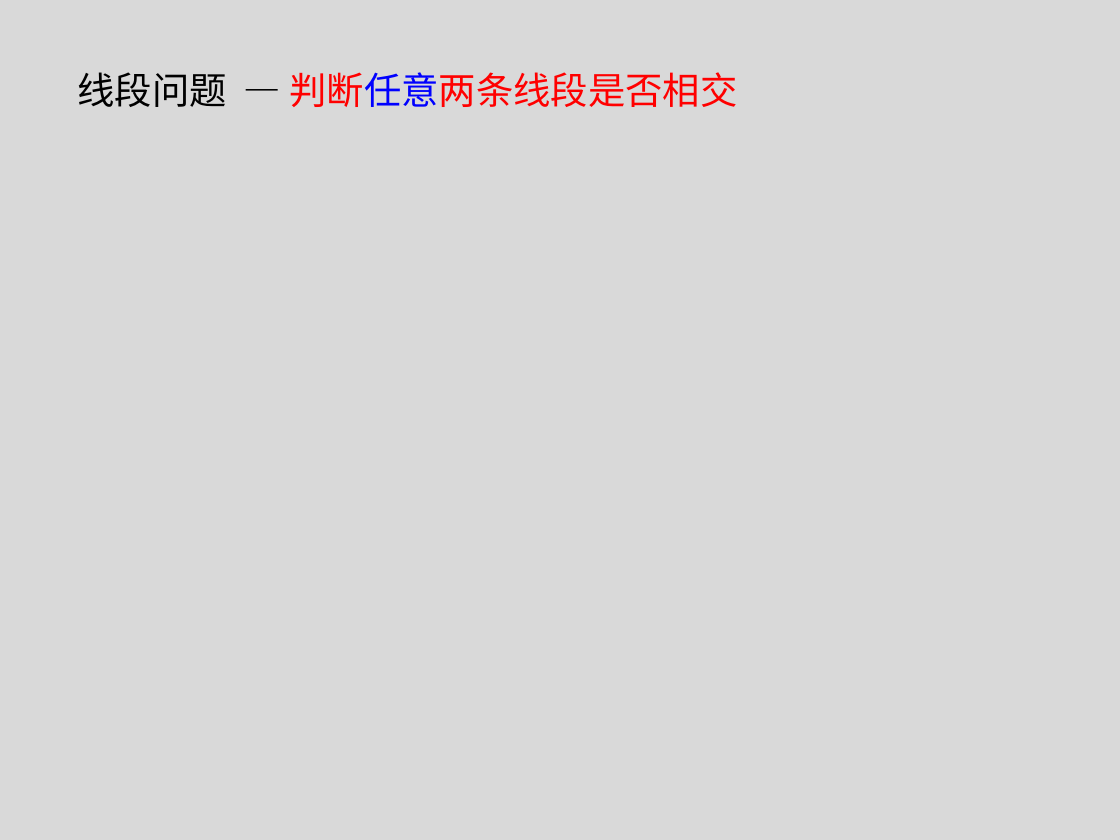
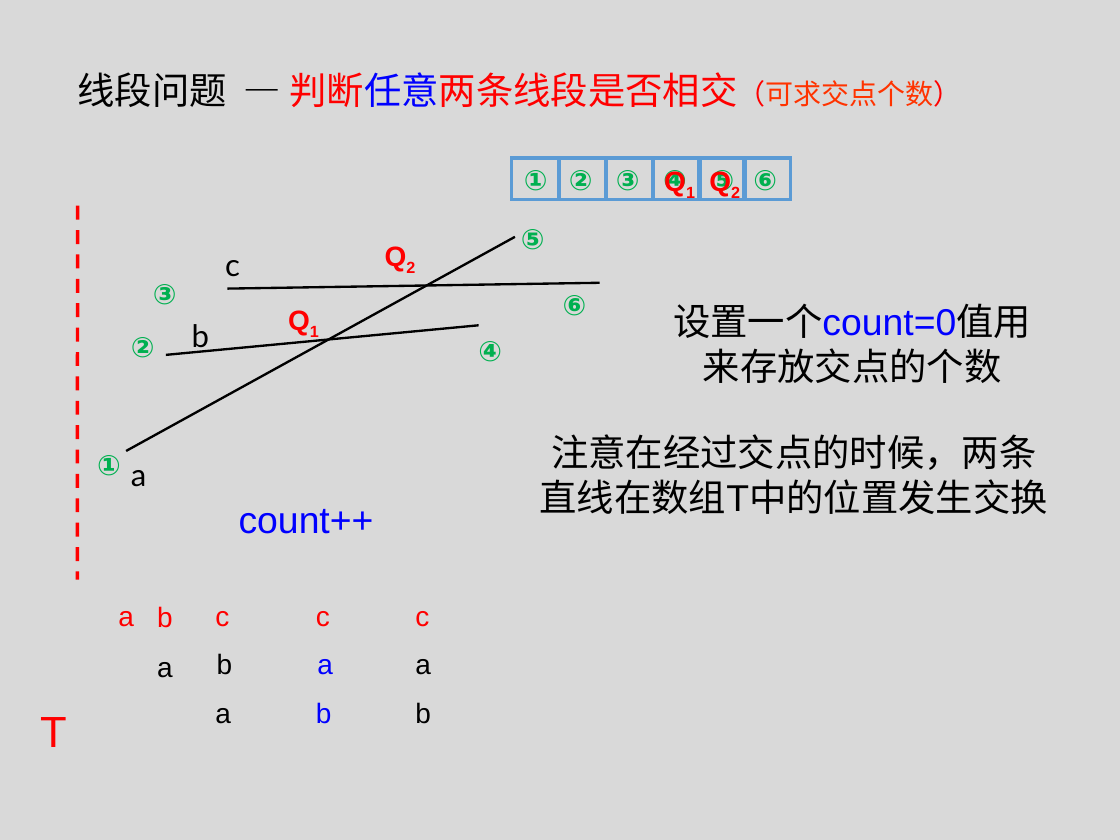
Before and after one commit to tianzhuwei/PPT, a slide deck: slide 8 of 第二讲快排+计算几何.pptx. Drawn at 1120x840 pixels with LibreOffice and Linux fonts; fonts in the diff are those of the drawing. Boxes give left, top, right and bottom in pixels: in the first picture for what was removed or moved away, otherwise in the second. Text is boxed around its words. In the diff, an @@ line names an element or a change of style, - is before the commit and + after.

```diff
--- a/第二讲快排+计算几何.pptx
+++ b/第二讲快排+计算几何.pptx
@@ text at (78, 72, 961, 107): text changed @@
-线段问题 — 判断任意两条线段是否相交
+线段问题 — 判断任意两条线段是否相交（可求交点个数）
@@ group added at (512, 158, 653, 199): 3 rectangles, 3 texts @@
+①
+②
+③
@@ rectangle added at (653, 158, 700, 199), outline #5B9BD5 2.25 pt @@
@@ text added at (653, 158, 708, 203), 18 pt, text #FF0000, bold @@
+Q1
@@ rectangle added at (698, 158, 745, 199), outline #5B9BD5 2.25 pt @@
@@ text added at (698, 158, 753, 203), 18 pt, text #FF0000, bold @@
+Q2
@@ group added at (663, 158, 791, 199): 3 texts, 2 rectangles @@
+④
+⑤
+⑥
@@ line added from (77, 206) to (77, 580), #FF0000 2.25 pt dashed @@
@@ text added at (366, 233, 433, 278), 18 pt, text #FF0000, bold @@
+Q2
@@ group added at (127, 236, 599, 487): 3 lines, 3 texts @@
+a
+b
+c
@@ text added at (270, 297, 337, 342), 18 pt, text #FF0000, bold @@
+Q1
@@ group added at (97, 229, 587, 476): 6 texts @@
+①
+②
+③
+④
+⑤
+⑥
@@ text added at (673, 303, 1031, 338), 24 pt, text #000000 @@
+设置一个count=0值用来存放交点的个数
@@ text added at (540, 434, 1048, 514), 24 pt, text #000000 @@
+注意在经过交点的时候，两条直线在数组T中的位置发生交换
@@ text added at (239, 509, 374, 534), 24 pt, text #0000FF @@
+count++
@@ text added at (118, 611, 134, 627), 18 pt, text #FF0000 @@
+a
@@ text added at (157, 606, 173, 628), 18 pt, text #FF0000 @@
+b
@@ text added at (215, 611, 229, 627), 18 pt, text #FF0000 @@
+c
@@ text added at (316, 611, 330, 627), 18 pt, text #FF0000 @@
+c
@@ text added at (415, 611, 429, 627), 18 pt, text #FF0000 @@
+c
@@ text added at (217, 653, 233, 675), 18 pt, text #000000 @@
+b
@@ text added at (317, 659, 333, 675), 18 pt, text #0000FF @@
+a
@@ text added at (415, 659, 431, 675), 18 pt, text #000000 @@
+a
@@ text added at (157, 662, 173, 678), 18 pt, text #000000 @@
+a
@@ text added at (40, 717, 67, 747), 28 pt, text #FF0000 @@
+T
@@ text added at (215, 708, 231, 724), 18 pt, text #000000 @@
+a
@@ text added at (316, 702, 332, 724), 18 pt, text #0000FF @@
+b
@@ text added at (415, 702, 431, 724), 18 pt, text #000000 @@
+b
```
Also in this commit, not shown: 4 other slides changed.
